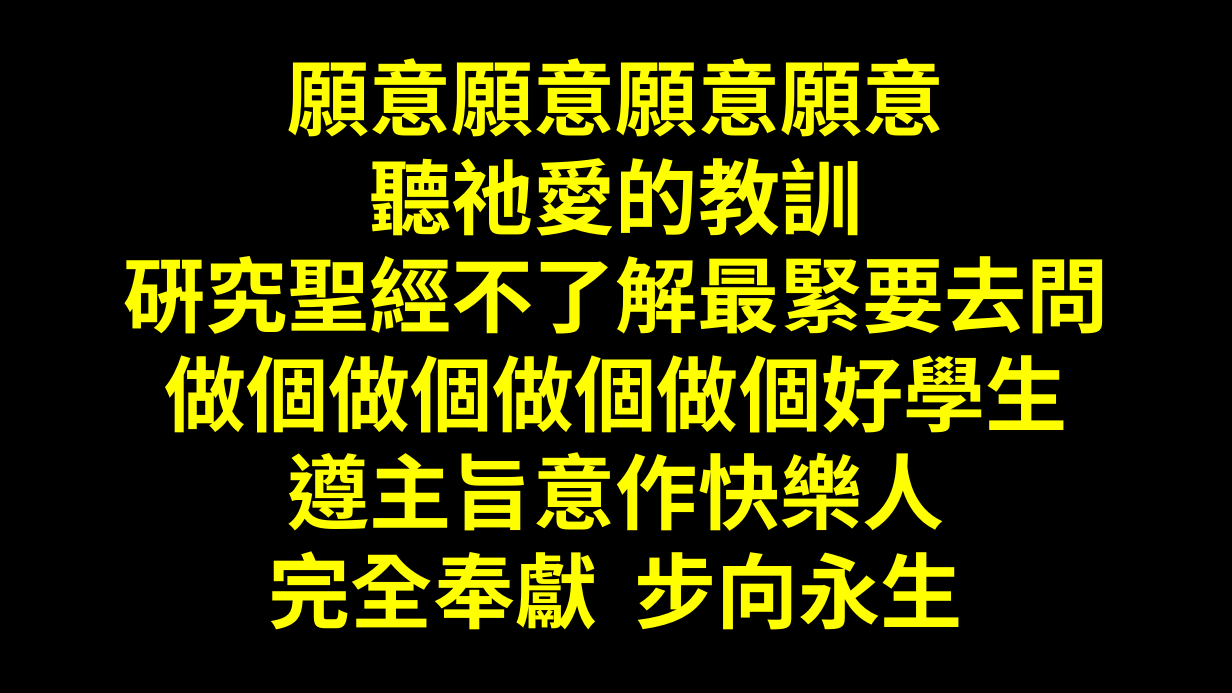
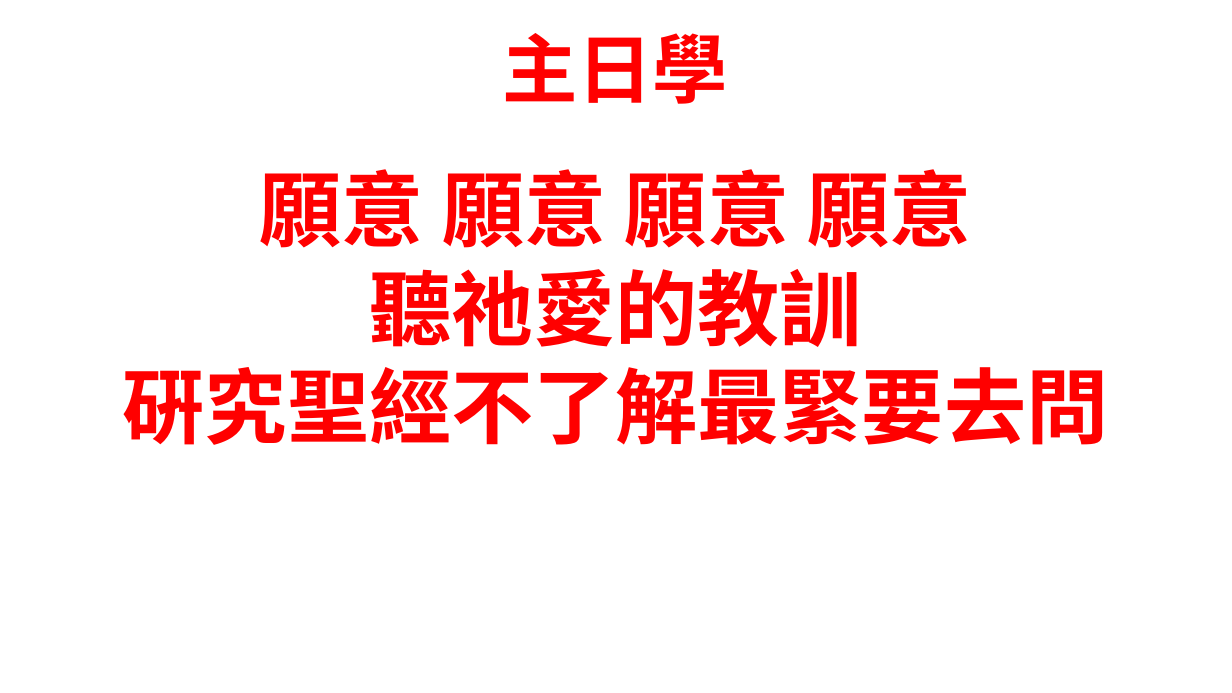
Before and after one commit to batisuoc/bible-school, a slide deck: slide 2 of 主日學.pptx. Drawn at 1232x693 pixels with LibreOffice and Linux fonts; fonts in the diff are those of the drawing; background and template pictures are left out. Boxes give left, top, right and bottom in pixels: in the first picture for what was removed or moved away, otherwise in the second. Text is boxed around its words. In the diff, an @@ line names an element or a change of style, - is before the commit and + after.

```diff
--- a/主日學.pptx
+++ b/主日學.pptx
@@ background #000000 to picture (left out) @@
@@ text added at [502,33,728,104], 44 pt, text #FF0000, bold @@
+主日學
@@ text "願意 願意 願意 願意": place and size @@
-text "願意 願意 願意 願意" at [123,58,1108,630]
+text "願意 願意 願意 願意" at [123,169,1108,445]
@@ text "願意 願意 願意 願意" at [123,169,1108,445]: vertical alignment middle to top @@
@@ text at [259,169,972,248]: text changed; text colour #FFFF00 to #FF0000 @@
-願意願意願意願意
+願意 願意 願意 願意
@@ text at [123,269,1108,445]: text colour #FFFF00 to #FF0000 in "聽祂愛的教訓", "硏究聖經不了解最緊要去問" @@
@@ text at [164,355,1067,630]: paragraphs removed @@
-做個做個做個做個好學生
-遵主旨意作快樂人
-完全奉獻 步向永生
```
Also in this commit, not shown: 1 other slide changed, 1 slide added.
